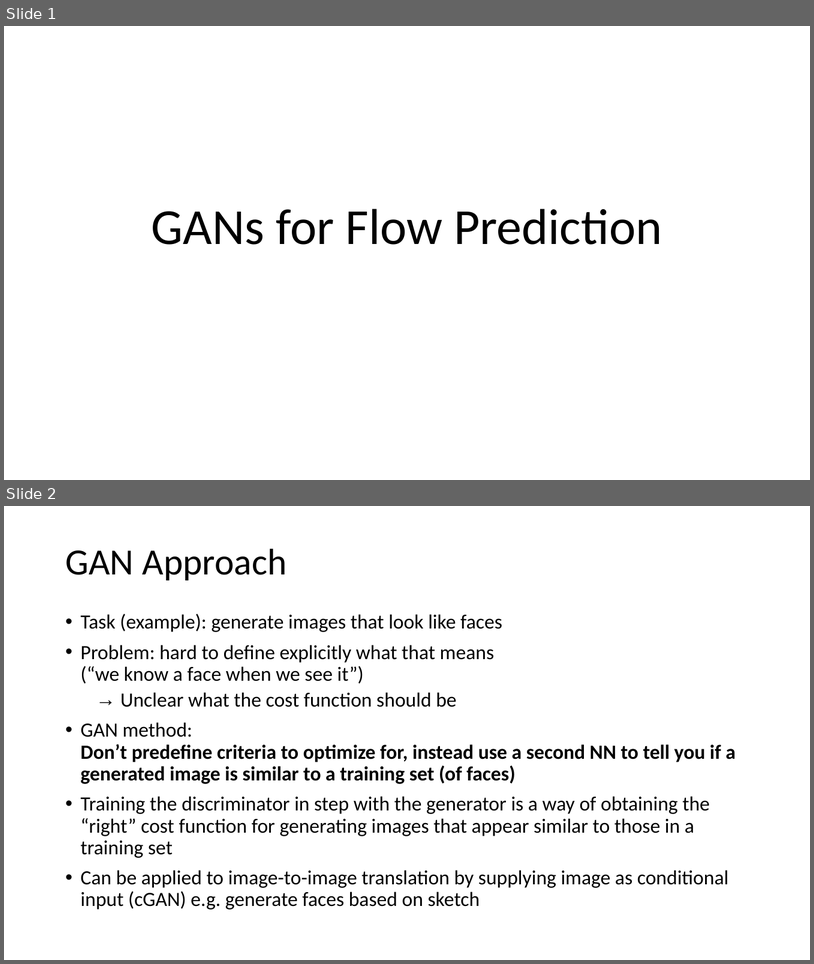
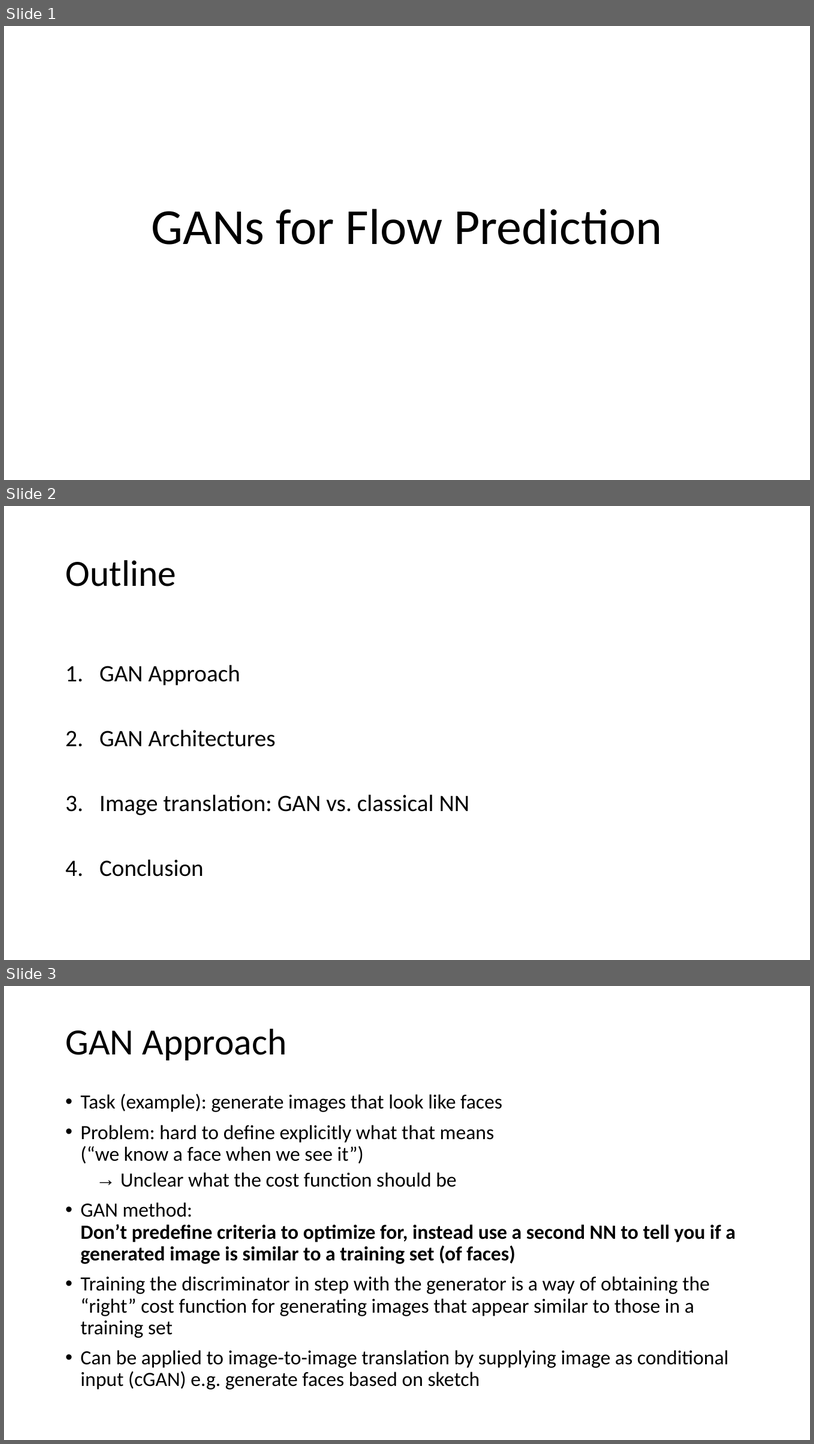
Before and after one commit to mirkokemna/Thesis, a slide deck: cGAN4FluidFlow.pptx. Shown one above the other, each under a label of ours: slides 1 and 2 before the commit, slides 1, 2 and 3 after it. The pictures are 814x964 and 814x1444 pixels, drawn with LibreOffice and Linux fonts; fonts in the diff are those of the drawing. Boxes give left, top, right and bottom in pixels: in the first picture for what was removed or moved away, otherwise in the second. Text is boxed around its words. In the diff, an @@ line names an element or a change of style, - is before the commit and + after.

```diff
--- a/cGAN4FluidFlow.pptx
+++ b/cGAN4FluidFlow.pptx
@@ slide 2 added at (x1=4, y1=506, x2=810, y2=960), background #FFFFFF @@
@@ title added at (x1=65, y1=560, x2=176, y2=586), 44 pt, text #000000 @@
+Outline
@@ text added at (x1=99, y1=664, x2=470, y2=876), 28 pt, text #000000 @@
+1. GAN Approach
+2. GAN Architectures
+3. Image translation: GAN vs. classical NN
+4. Conclusion
@@ what was slide 2 is now slide 3 @@
```
Also in this commit, not shown: 7 slides changed.
